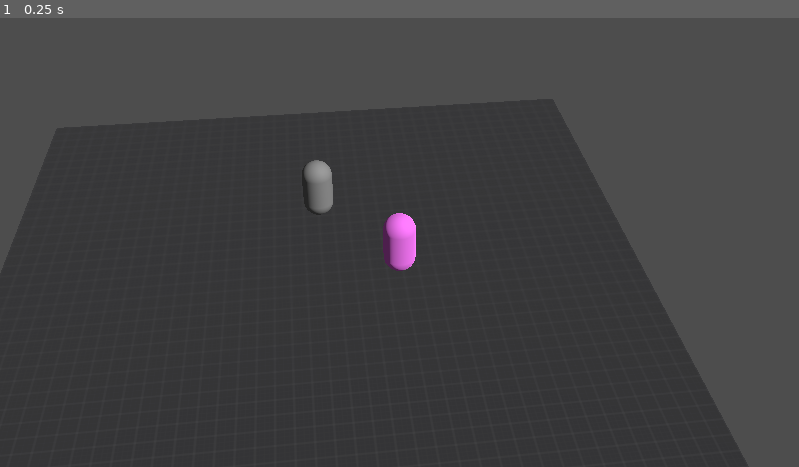
Above: before the commit, frame 1.
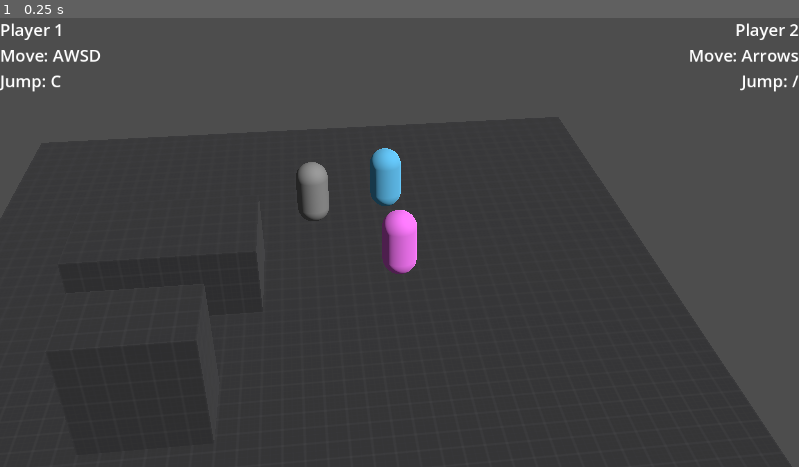
Above: after the commit, the same moment.

Repository: marconvcm/karma-kittens
Game: Godot game, scene res://levels/level.tscn
Two runs of this game, one before a commit and one after it. Both use one fixed random seed, a clock stepped at 60 frames per second and the inputs below.
Inputs:
- Up to frame 1 (0.25 s): no input

The runs differ from the first frame. In frame 1, 1.5% of the frame differs, in the area x 0-100%, y 1-58%.

Commit message:
jump functionality and key input for 2nd character

Diff:
--- a/levels/level.tscn
+++ b/levels/level.tscn
@@ -7,12 +7,24 @@
 
 [sub_resource type="Environment" id="Environment_80vhd"]
 
+[sub_resource type="StandardMaterial3D" id="StandardMaterial3D_safpt"]
+albedo_color = Color(0.374824, 0.765082, 0.958003, 1)
+
 [sub_resource type="BoxMesh" id="BoxMesh_hjsbj"]
 size = Vector3(20, 1, 20)
 
 [sub_resource type="StandardMaterial3D" id="StandardMaterial3D_5mrsh"]
 albedo_texture = ExtResource("3_cwqvt")
 uv1_triplanar = true
+
+[sub_resource type="BoxMesh" id="BoxMesh_5mrsh"]
+size = Vector3(5, 3, 3)
+
+[sub_resource type="BoxMesh" id="BoxMesh_safpt"]
+size = Vector3(3, 5, 2)
+
+[sub_resource type="LabelSettings" id="LabelSettings_5mrsh"]
+font_size = 24
 
 [node name="Level" type="Node3D"]
 
@@ -23,22 +35,67 @@
 transform = Transform3D(0.707107, -0.5, -0.5, 0, -0.707107, 0.707107, -0.707107, -0.5, -0.5, 0, 8.73753, 0)
 
 [node name="Actor" parent="." instance=ExtResource("1_80vhd")]
-transform = Transform3D(1, 0, 0, 0, 1, 0, 0, 0, 1, 0, 0, 3.23895)
+transform = Transform3D(1, 0, 0, 0, 1, 0, 0, 0, 1, 0, 1.05756, 3.23895)
 
 [node name="Player" parent="." instance=ExtResource("2_hjsbj")]
-transform = Transform3D(1, 0, 0, 0, 1, 0, 0, 0, 1, -2.37454, 0, 0)
+transform = Transform3D(1, 0, 0, 0, 1, 0, 0, 0, 1, -2.37454, 1.05756, 0)
+
+[node name="Player2" parent="." instance=ExtResource("2_hjsbj")]
+transform = Transform3D(1, 0, 0, 0, 1, 0, 0, 0, 1, -2.37454, 1.05756, 3.91284)
+player_index = 1
+
+[node name="Mesh" parent="Player2" index="1"]
+surface_material_override/0 = SubResource("StandardMaterial3D_safpt")
 
 [node name="Camera" type="Camera3D" parent="." node_paths=PackedStringArray("target")]
-transform = Transform3D(-1, -4.37114e-08, 7.57103e-08, 0, 0.866025, 0.5, -8.74228e-08, 0.5, -0.866025, 0, 14, -20)
+transform = Transform3D(-1, -7.54979e-08, 1.30766e-07, 0, 0.866025, 0.5, -1.50996e-07, 0.5, -0.866025, 0, 14, -20)
 fov = 30.0
 near = 0.02
 script = ExtResource("3_5mrsh")
 target = NodePath("../Player")
 
 [node name="Floor" type="Node3D" parent="."]
+transform = Transform3D(1, 0, 0, 0, 1, 0, 0, 0, 1, 0, 1.16232, 0)
 
 [node name="Floor1" type="CSGMesh3D" parent="Floor"]
-transform = Transform3D(1, 0, 0, 0, 1, 0, 0, 0, 1, 0.0324114, -3.57275, -0.0208023)
+transform = Transform3D(1, 0, 0, 0, 1, 0, 0, 0, 1, 0.0324114, -1.62837, -0.0208023)
 use_collision = true
 mesh = SubResource("BoxMesh_hjsbj")
 material = SubResource("StandardMaterial3D_5mrsh")
+
+[node name="Box" type="CSGMesh3D" parent="Floor"]
+transform = Transform3D(1, 0, 0, 0, 1, 0, 0, 0, 1, 4.05276, -0.650642, -0.0208023)
+use_collision = true
+mesh = SubResource("BoxMesh_5mrsh")
+material = SubResource("StandardMaterial3D_5mrsh")
+
+[node name="Box2" type="CSGMesh3D" parent="Floor"]
+transform = Transform3D(1, 0, 0, 0, 1, 0, 0, 0, 1, 4.05276, -0.650642, -5.26282)
+use_collision = true
+mesh = SubResource("BoxMesh_safpt")
+material = SubResource("StandardMaterial3D_5mrsh")
+
+[node name="CanvasLayer" type="CanvasLayer" parent="."]
+
+[node name="Label" type="Label" parent="CanvasLayer"]
+offset_right = 40.0
+offset_bottom = 23.0
+text = "Player 1
+Move: AWSD
+Jump: C"
+label_settings = SubResource("LabelSettings_5mrsh")
+
+[node name="Label2" type="Label" parent="CanvasLayer"]
+anchors_preset = 1
+anchor_left = 1.0
+anchor_right = 1.0
+offset_left = -291.0
+offset_bottom = 207.0
+grow_horizontal = 0
+text = "Player 2
+Move: Arrows
+Jump: /"
+label_settings = SubResource("LabelSettings_5mrsh")
+horizontal_alignment = 2
+
+[editable path="Player2"]
--- a/objects/actor.gd
+++ b/objects/actor.gd
@@ -3,6 +3,17 @@
 @export var world_settings: WorldSettings
 
 var speed: float = 5.0
+
+## Jump impulse
+@export var jump_initial_impulse:float = 12.0
+## Jump impulse when player keeps pressing jump
+@export var jump_additional_force:float = 4.5
+## Movement acceleration (how fast character achieve maximum speed)
+@export var acceleration:float = 4.0
+## Minimum horizontal speed on the ground. This controls when the character's animation tree changes
+## between the idle and running states.
+@export var stopping_speed:float = 1.0
+
 var camera_rotation: float = 0.0
 
 func get_direction() -> Vector3:
@@ -10,8 +21,25 @@
 
 func _physics_process(_delta: float) -> void:
    var direction = get_direction()
-   velocity = direction * speed
-   velocity.y += world_settings.gravity
-   if is_on_floor():
-       velocity.y = 0
+   #velocity = direction * speed
+
+   var y_velocity := velocity.y
+   velocity.y = 0.0
+   velocity = velocity.lerp(direction * speed, acceleration * _delta)
+   if direction.length() == 0 and velocity.length() < stopping_speed:
+      velocity = Vector3.ZERO
+   velocity.y = y_velocity
+
+   velocity.y += world_settings.gravity * _delta
+
+   if self is Player:
+      var jump_action = str("player_[%s]_jump" % [(self as Player).player_index])
+      var is_just_jumping := Input.is_action_just_pressed(jump_action) and is_on_floor()
+      var is_air_boosting := Input.is_action_pressed(jump_action) and not is_on_floor() and velocity.y > 0.0
+
+      if is_just_jumping:
+         velocity.y += jump_initial_impulse
+      elif is_air_boosting:
+         velocity.y += jump_additional_force * _delta
+
    move_and_slide()
--- a/project.godot
+++ b/project.godot
@@ -91,6 +91,56 @@
 "events": [Object(InputEventKey,"resource_local_to_scene":false,"resource_name":"","device":-1,"window_id":0,"alt_press …(191 unchanged characters)…
 ]
 }
+"player_[0]_jump"={
+"deadzone": 0.2,
+"events": [Object(InputEventKey,"resource_local_to_scene":false,"resource_name":"","device":-1,"window_id":0,"alt_pressed":false,"shift_pressed":false,"ctrl_pressed":false,"meta_pressed":false,"pressed":false,"keycode":0,"physical_keycode":67,"key_label":0,"unicode":99,"location":0,"echo":false,"script":null)
+]
+}
+"player_[1]_up"={
+"deadzone": 0.2,
+"events": [Object(InputEventKey,"resource_local_to_scene":false,"resource_name":"","device":-1,"window_id":0,"alt_pressed":false,"shift_pressed":false,"ctrl_pressed":false,"meta_pressed":false,"pressed":false,"keycode":0,"physical_keycode":4194320,"key_label":0,"unicode":0,"location":0,"echo":false,"script":null)
+]
+}
+"player_[1]_down"={
+"deadzone": 0.2,
+"events": [Object(InputEventKey,"resource_local_to_scene":false,"resource_name":"","device":-1,"window_id":0,"alt_pressed":false,"shift_pressed":false,"ctrl_pressed":false,"meta_pressed":false,"pressed":false,"keycode":0,"physical_keycode":4194322,"key_label":0,"unicode":0,"location":0,"echo":false,"script":null)
+]
+}
+"player_[1]_left"={
+"deadzone": 0.2,
+"events": [Object(InputEventKey,"resource_local_to_scene":false,"resource_name":"","device":-1,"window_id":0,"alt_pressed":false,"shift_pressed":false,"ctrl_pressed":false,"meta_pressed":false,"pressed":false,"keycode":0,"physical_keycode":4194319,"key_label":0,"unicode":0,"location":0,"echo":false,"script":null)
+]
+}
+"player_[1]_right"={
+"deadzone": 0.2,
+"events": [Object(InputEventKey,"resource_local_to_scene":false,"resource_name":"","device":-1,"window_id":0,"alt_pressed":false,"shift_pressed":false,"ctrl_pressed":false,"meta_pressed":false,"pressed":false,"keycode":0,"physical_keycode":4194321,"key_label":0,"unicode":0,"location":0,"echo":false,"script":null)
+]
+}
+"player_[1]_jump"={
+"deadzone": 0.2,
+"events": [Object(InputEventKey,"resource_local_to_scene":false,"resource_name":"","device":-1,"window_id":0,"alt_pressed":false,"shift_pressed":false,"ctrl_pressed":false,"meta_pressed":false,"pressed":false,"keycode":0,"physical_keycode":47,"key_label":0,"unicode":47,"location":0,"echo":false,"script":null)
+]
+}
+"player_[1]_axis_x_negative"={
+"deadzone": 0.2,
+"events": [Object(InputEventKey,"resource_local_to_scene":false,"resource_name":"","device":-1,"window_id":0,"alt_pressed":false,"shift_pressed":false,"ctrl_pressed":false,"meta_pressed":false,"pressed":false,"keycode":0,"physical_keycode":4194319,"key_label":0,"unicode":0,"location":0,"echo":false,"script":null)
+]
+}
+"player_[1]_axis_x_positive"={
+"deadzone": 0.2,
+"events": [Object(InputEventKey,"resource_local_to_scene":false,"resource_name":"","device":-1,"window_id":0,"alt_pressed":false,"shift_pressed":false,"ctrl_pressed":false,"meta_pressed":false,"pressed":false,"keycode":0,"physical_keycode":4194321,"key_label":0,"unicode":0,"location":0,"echo":false,"script":null)
+]
+}
+"player_[1]_axis_y_negative"={
+"deadzone": 0.2,
+"events": [Object(InputEventKey,"resource_local_to_scene":false,"resource_name":"","device":-1,"window_id":0,"alt_pressed":false,"shift_pressed":false,"ctrl_pressed":false,"meta_pressed":false,"pressed":false,"keycode":0,"physical_keycode":4194322,"key_label":0,"unicode":0,"location":0,"echo":false,"script":null)
+]
+}
+"player_[1]_axis_y_positive"={
+"deadzone": 0.2,
+"events": [Object(InputEventKey,"resource_local_to_scene":false,"resource_name":"","device":-1,"window_id":0,"alt_pressed":false,"shift_pressed":false,"ctrl_pressed":false,"meta_pressed":false,"pressed":false,"keycode":0,"physical_keycode":4194320,"key_label":0,"unicode":0,"location":0,"echo":false,"script":null)
+]
+}
 
 [rendering]
 
--- a/resources/world_settings_res.tres
+++ b/resources/world_settings_res.tres
@@ -5,11 +5,6 @@
 [resource]
 script = ExtResource("1_mau04")
 meter = 1.0
-gravity = -9.81
-walk_speed = null
-run_speed = null
-jump_speed = null
-jump_height = 1.0
-jump_time = 0.5
-jump_velocity = 0.0
+gravity = -30.0
+floor_y = 0.0
 metadata/_custom_type_script = "uid://ctniwaaacs1n"
Not shown: 1 places in levels/level.tscn that only renumber resources
